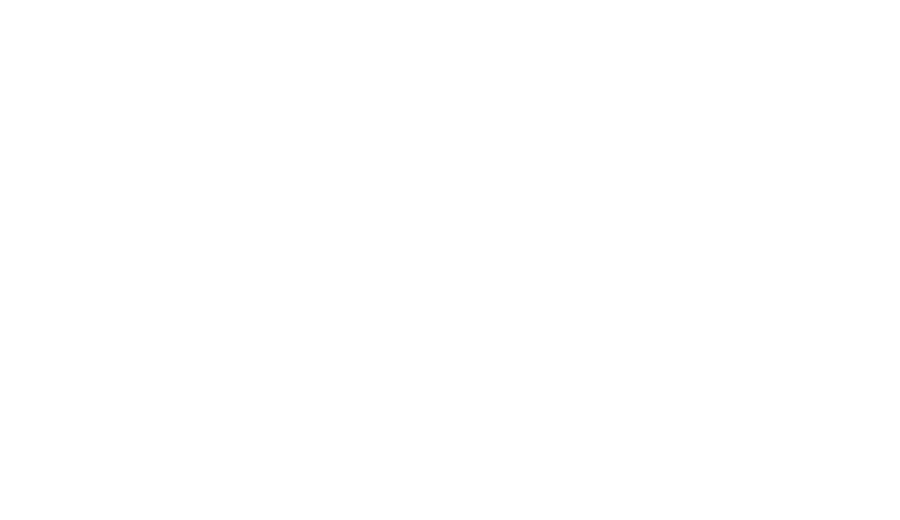
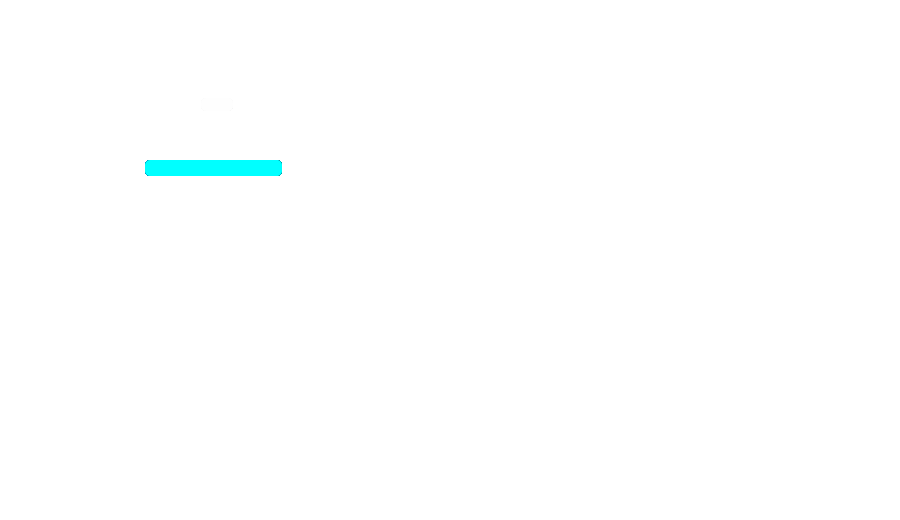
Two versions of the same layered image (900 x 520). Layer-by-layer changes:
painted on "Hintergrund" over [left=145, top=98, right=282, bottom=176]
